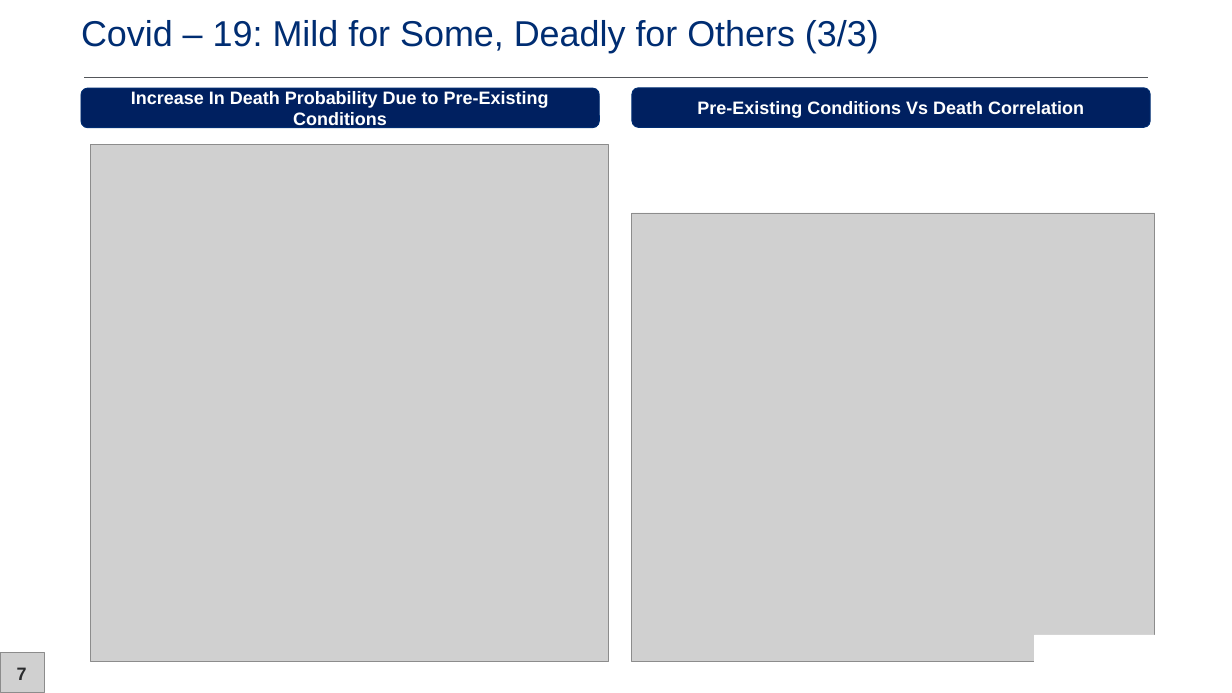
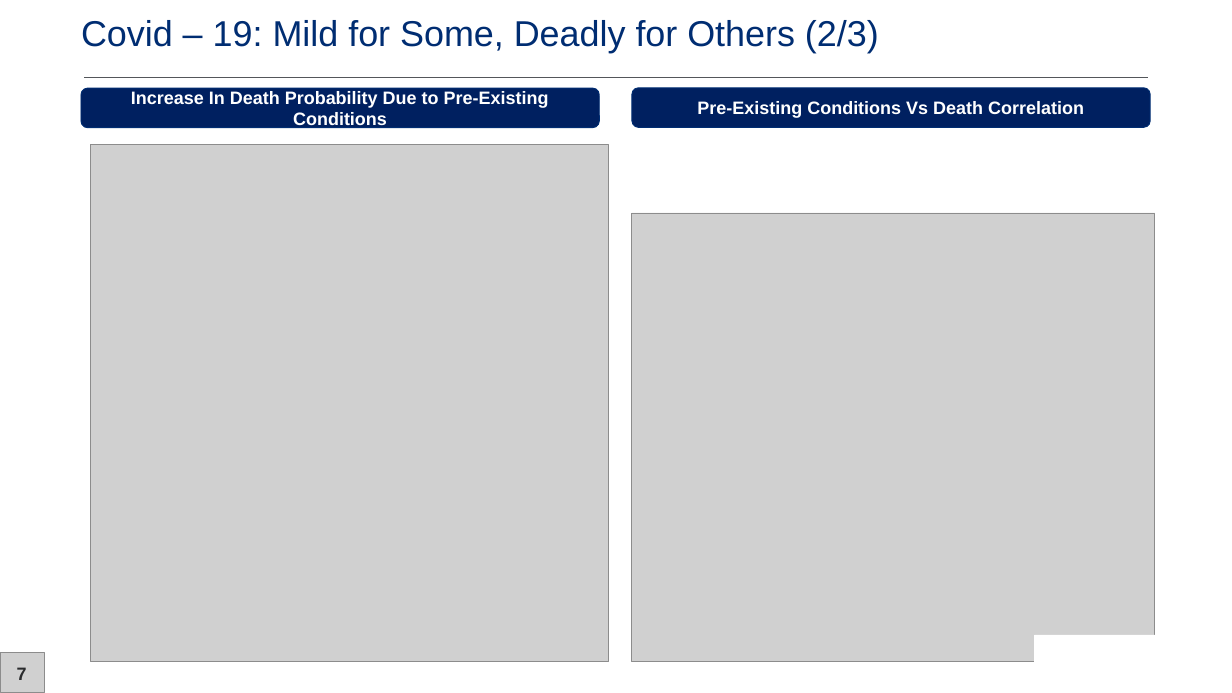
Before and after one commit to millennial-web/team-project-1-covid19-mx, a slide deck: slide 7 of Covid-19 in Mexico analysis.pptx (slide 8 before the commit). Drawn at 1232x693 pixels with LibreOffice and Linux fonts; fonts in the diff are those of the drawing; grey boxes stand for pictures; background and template pictures are left out. Boxes give left, top, right and bottom in pixels: in the first picture for what was removed or moved away, otherwise in the second. Text is boxed around its words. In the diff, an @@ line names an element or a change of style, - is before the commit and + after.

```diff
--- a/Covid-19 in Mexico analysis.pptx
+++ b/Covid-19 in Mexico analysis.pptx
@@ title at <box>81,20,879,53</box>: text changed @@
-Covid – 19: Mild for Some, Deadly for Others (3/3)
+Covid – 19: Mild for Some, Deadly for Others (2/3)
```
Also in this commit, not shown: 3 other slides changed, 2 other files.
